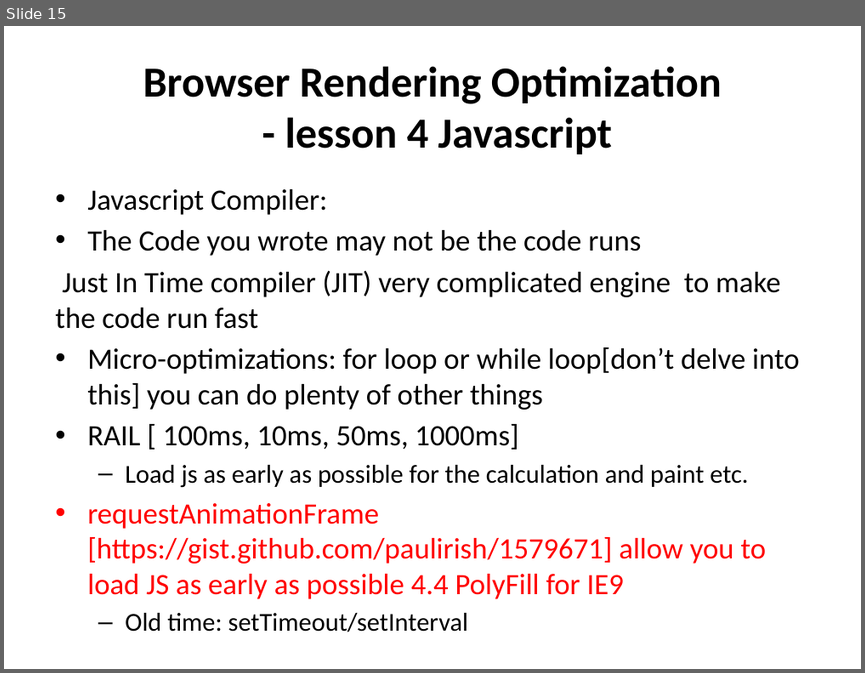
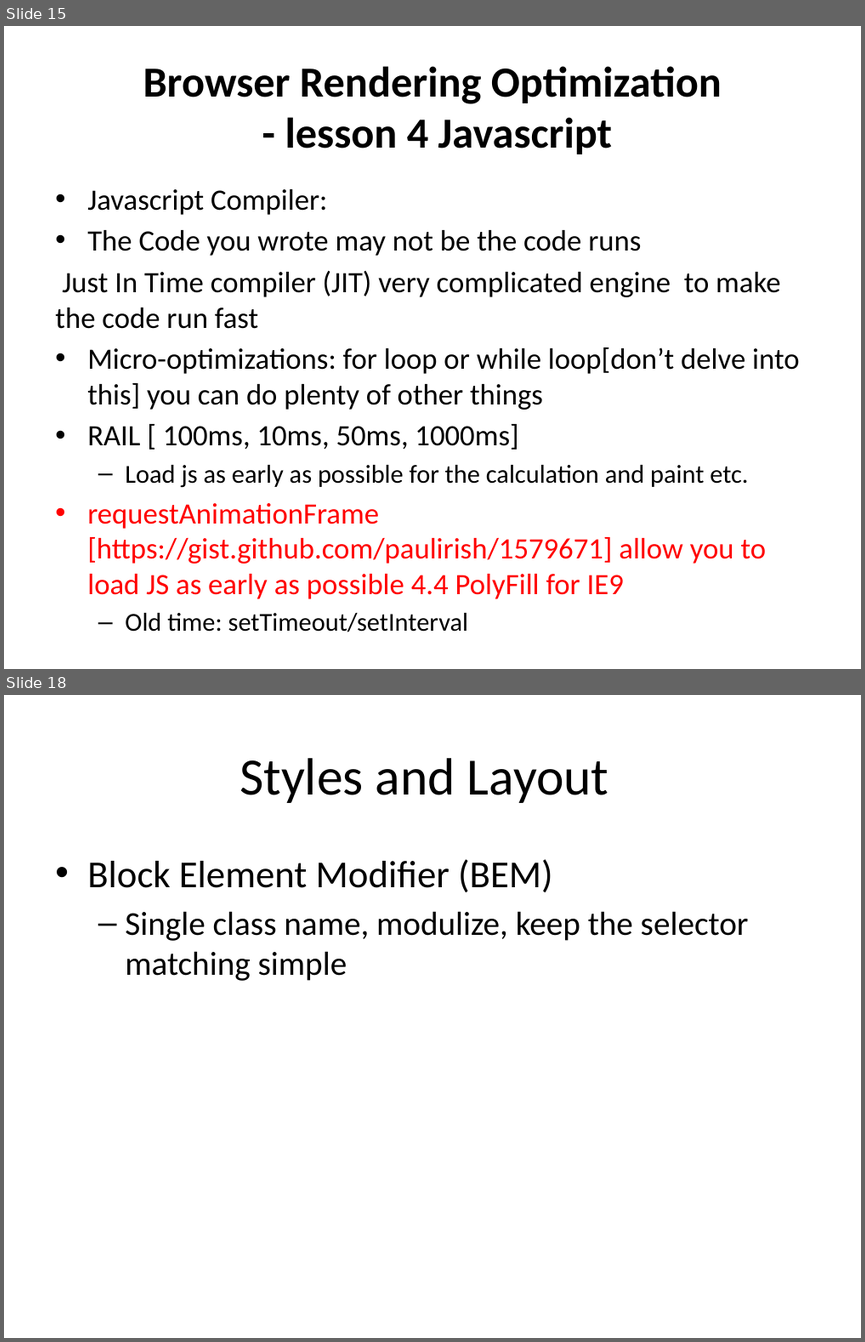
Before and after one commit to canaantt/canaantt.github.io, a slide deck: FE_P4/Techie_0224.pptx. Shown one above the other, each under a label of ours: slide 15 before the commit, slides 15 and 18 after it; the slides between them are not shown. The pictures are 865x673 and 865x1342 pixels, drawn with LibreOffice and Linux fonts; fonts in the diff are those of the drawing. Boxes give left, top, right and bottom in pixels: in the first picture for what was removed or moved away, otherwise in the second. Text is boxed around its words. In the diff, an @@ line names an element or a change of style, - is before the commit and + after.

```diff
--- a/FE_P4/Techie_0224.pptx
+++ b/FE_P4/Techie_0224.pptx
@@ slide 18 added at (4,695,861,1338), background #FFFFFF @@
@@ title added at (239,758,609,803), 44 pt, text #000000 @@
+Styles and Layout
@@ text added at (87,859,749,981), 28 pt, text #000000 @@
+• Block Element Modifier (BEM)
+  – Single class name, modulize, keep the selector matching simple
```
Also in this commit, not shown: 1 slide changed, 3 other slides added, 1 slide removed, 11 other files.
